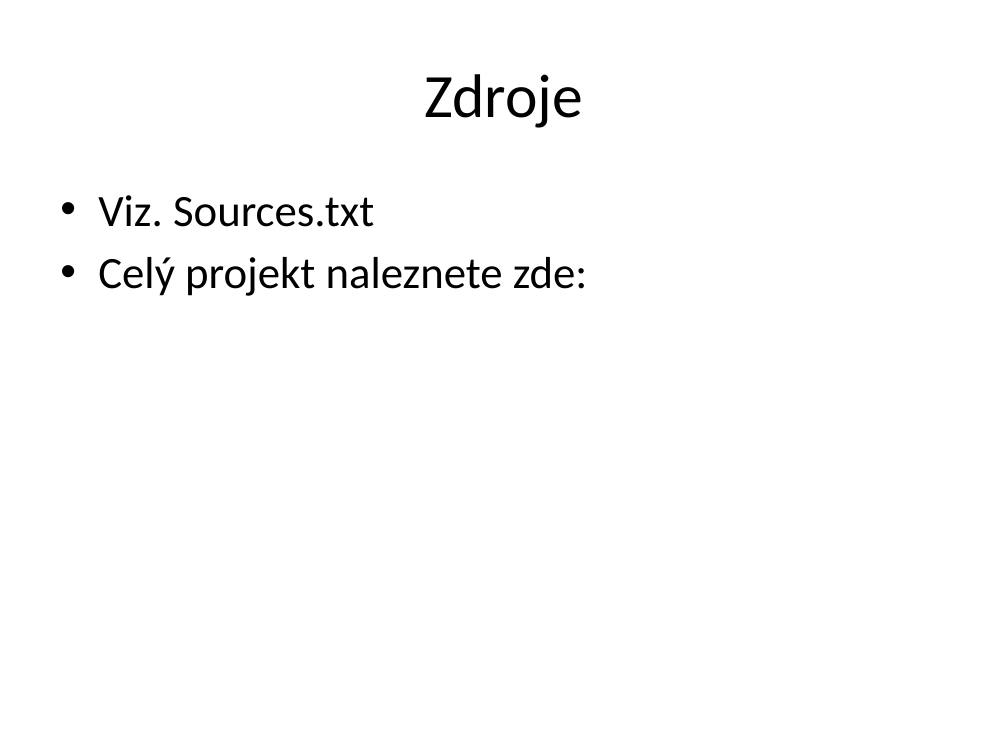
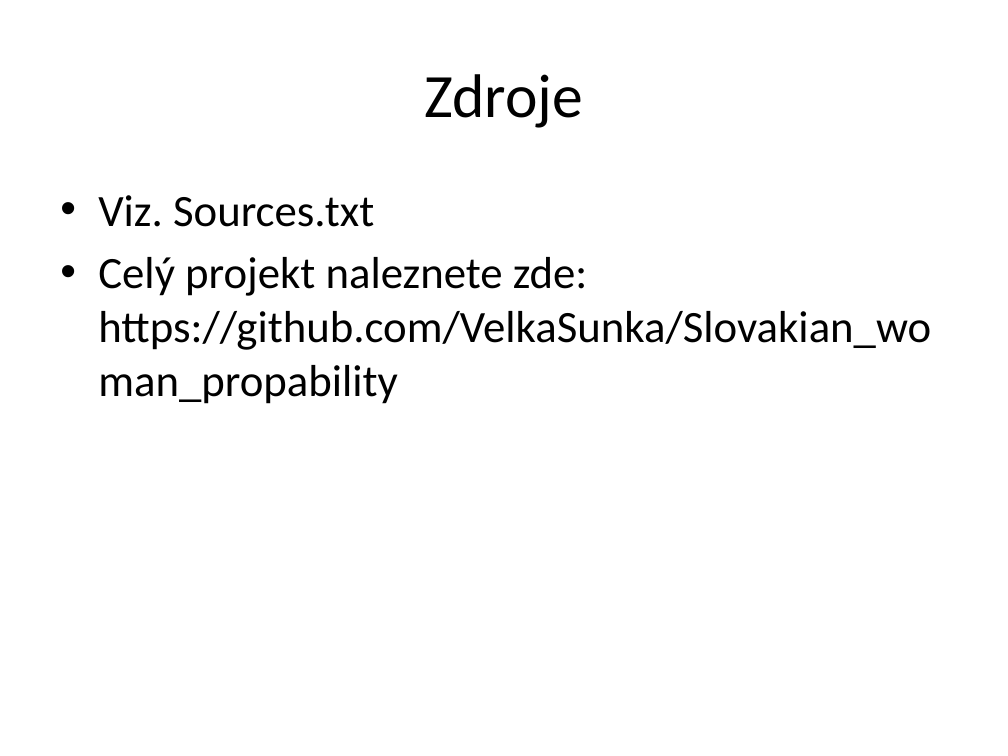
Before and after one commit to VelkaSunka/Slovakian_woman_propability, a slide deck: slide 11 of demograficka_analyza_slovensko.pptx. Drawn at 1008x756 pixels with LibreOffice and Linux fonts; fonts in the diff are those of the drawing. Boxes give left, top, right and bottom in pixels: in the first picture for what was removed or moved away, otherwise in the second. Text is boxed around its words. In the diff, an @@ line names an element or a change of style, - is before the commit and + after.

```diff
--- a/demograficka_analyza_slovensko.pptx
+++ b/demograficka_analyza_slovensko.pptx
@@ text at <box>98,257,931,404</box>: text changed @@
-• Celý projekt naleznete zde:
+• Celý projekt naleznete zde: https://github.com/VelkaSunka/Slovakian_woman_propability
```
